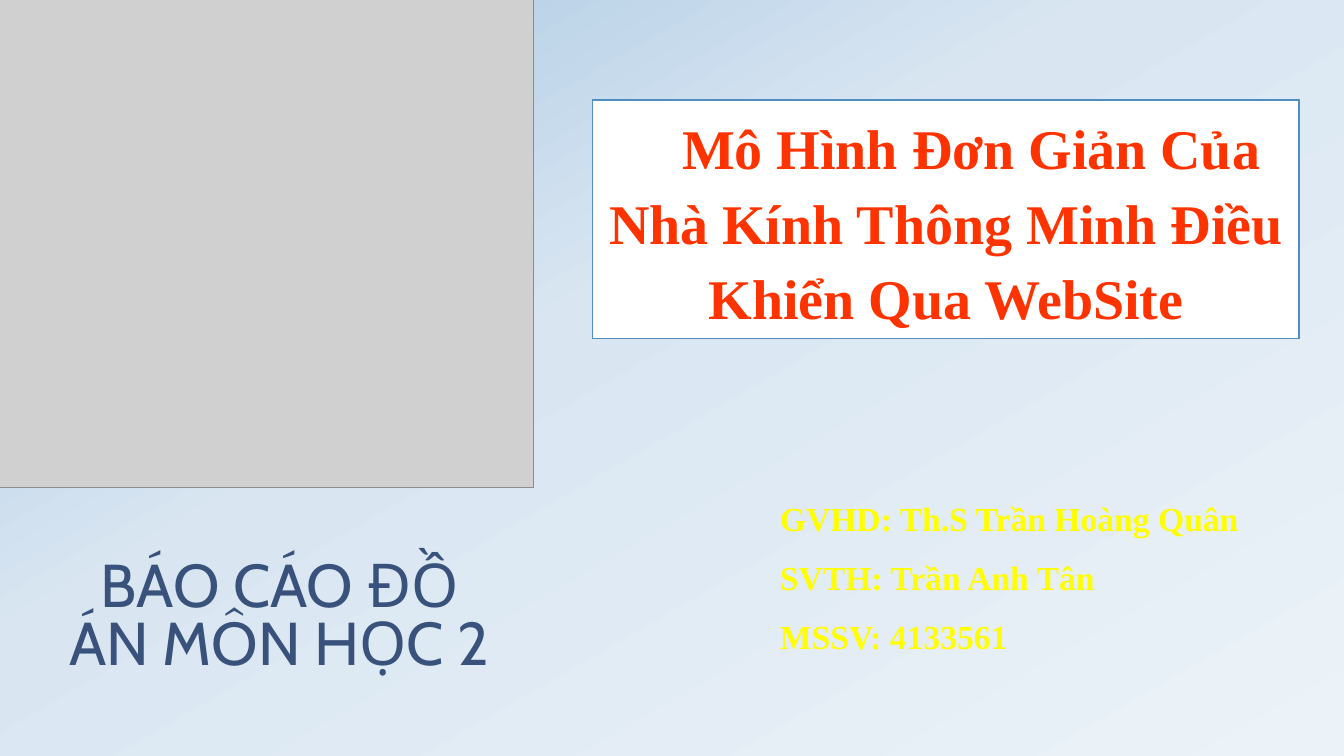
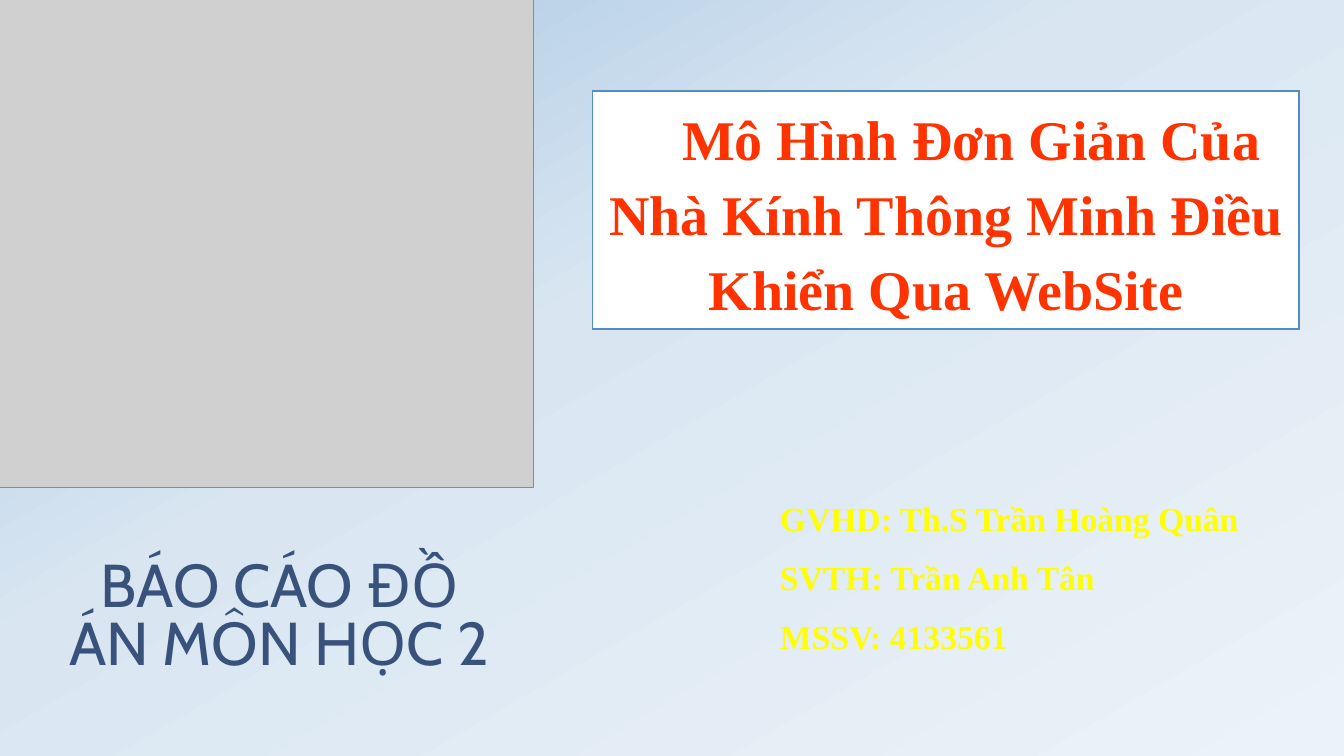
Before and after one commit to trananhtan/ESP8266, a slide deck: slide 1 of TAI LIEU/BÁO CÁO ĐỒ ÁN MÔN HỌC 2.pptx. Drawn at 1344x756 pixels with LibreOffice and Linux fonts; fonts in the diff are those of the drawing; grey boxes stand for pictures; background and template pictures are left out. Boxes give left, top, right and bottom in pixels: in the first picture for what was removed or moved away, otherwise in the second. Text is boxed around its words. In the diff, an @@ line names an element or a change of style, - is before the commit and + after.

```diff
--- a/TAI LIEU/BÁO CÁO ĐỒ ÁN MÔN HỌC 2.pptx
+++ b/TAI LIEU/BÁO CÁO ĐỒ ÁN MÔN HỌC 2.pptx
@@ rectangle "Mô Hình Đơn Giản Của ...": place and size @@
-rectangle "Mô Hình Đơn Giản Của ..." at [593,100,1300,338]
+rectangle "Mô Hình Đơn Giản Của ..." at [593,91,1300,329]
```
Also in this commit, not shown: 1 other slide changed, 22 other files.
